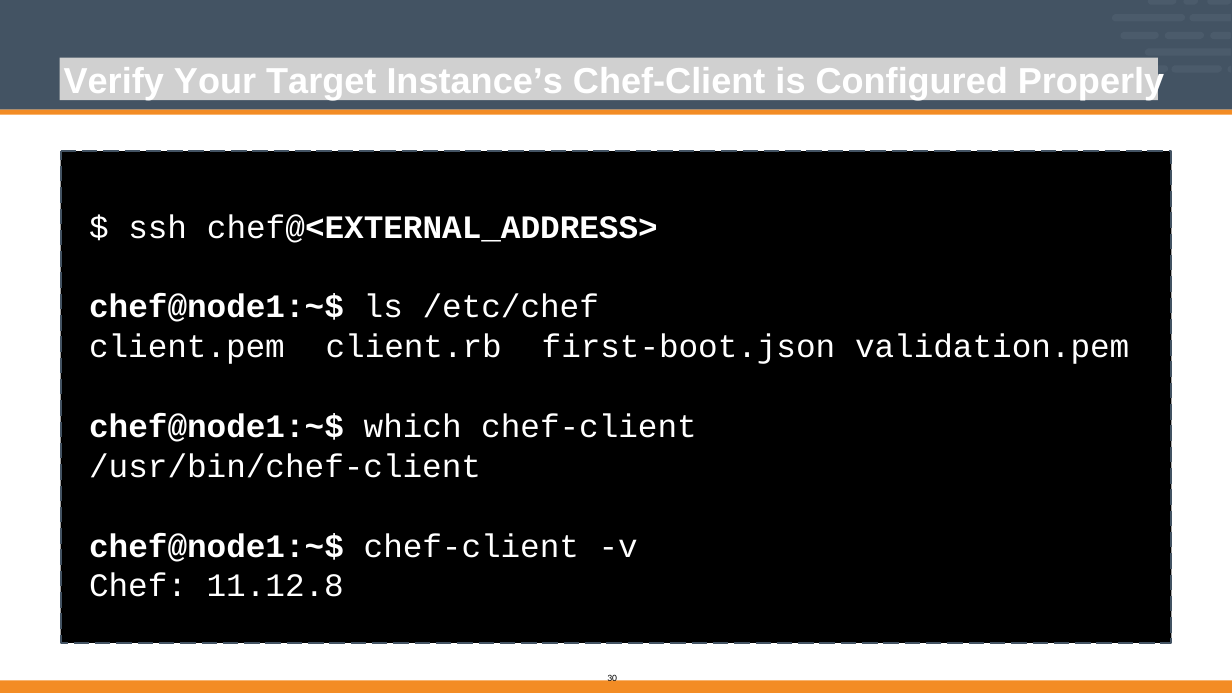
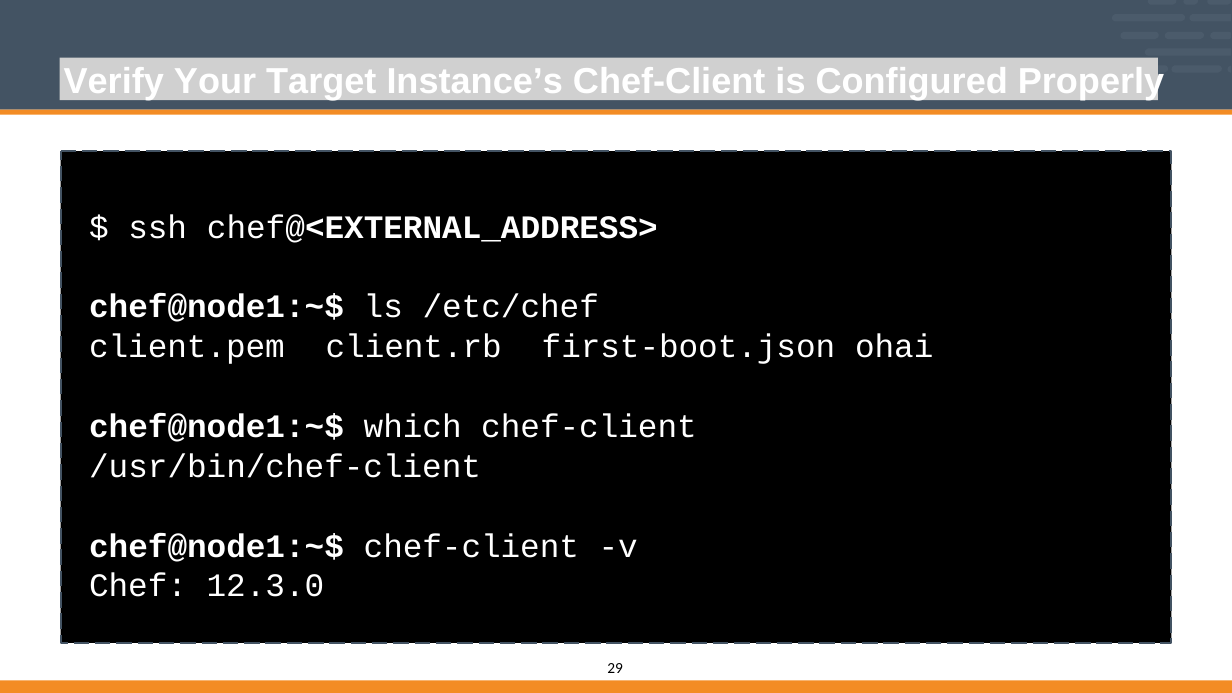
Before and after one commit to vinyar/chef-intermediate, a slide deck: slide 29 of Modules/02-Chef_Intermediate.pptx (slide 30 before the commit). Drawn at 1232x693 pixels with LibreOffice and Linux fonts; fonts in the diff are those of the drawing; grey boxes stand for pictures. Boxes give left, top, right and bottom in pixels: in the first picture for what was removed or moved away, otherwise in the second. Text is boxed around its words. In the diff, an @@ line names an element or a change of style, - is before the commit and + after.

```diff
--- a/Modules/02-Chef_Intermediate.pptx
+++ b/Modules/02-Chef_Intermediate.pptx
@@ text at [855,333,933,358]: text changed @@
-validation.pem
+ohai
@@ text at [89,533,638,597]: text changed @@
-chef@node1:~$ chef-client -v Chef: 11.12.8
+chef@node1:~$ chef-client -v Chef: 12.3.0
@@ page number at [607,663,623,673]: text changed; size 10 to 16 pt @@
-30
+29
```
Also in this commit, not shown: 22 other slides changed, 2 slides added, 3 slides removed.
